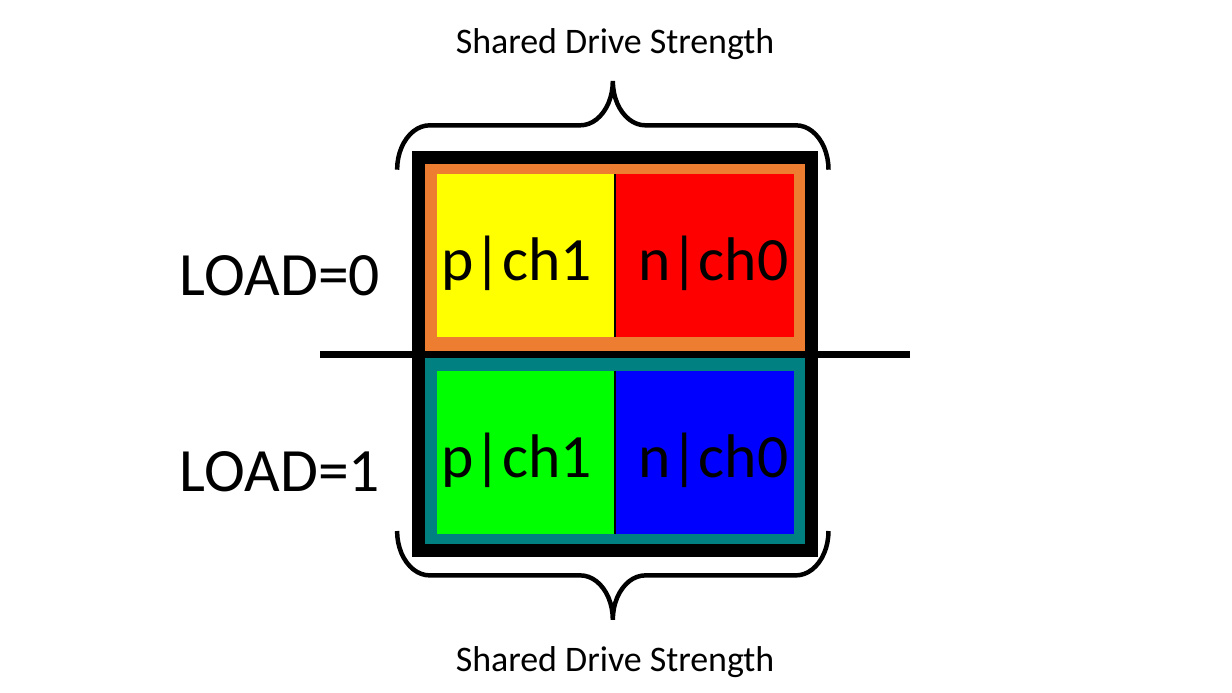
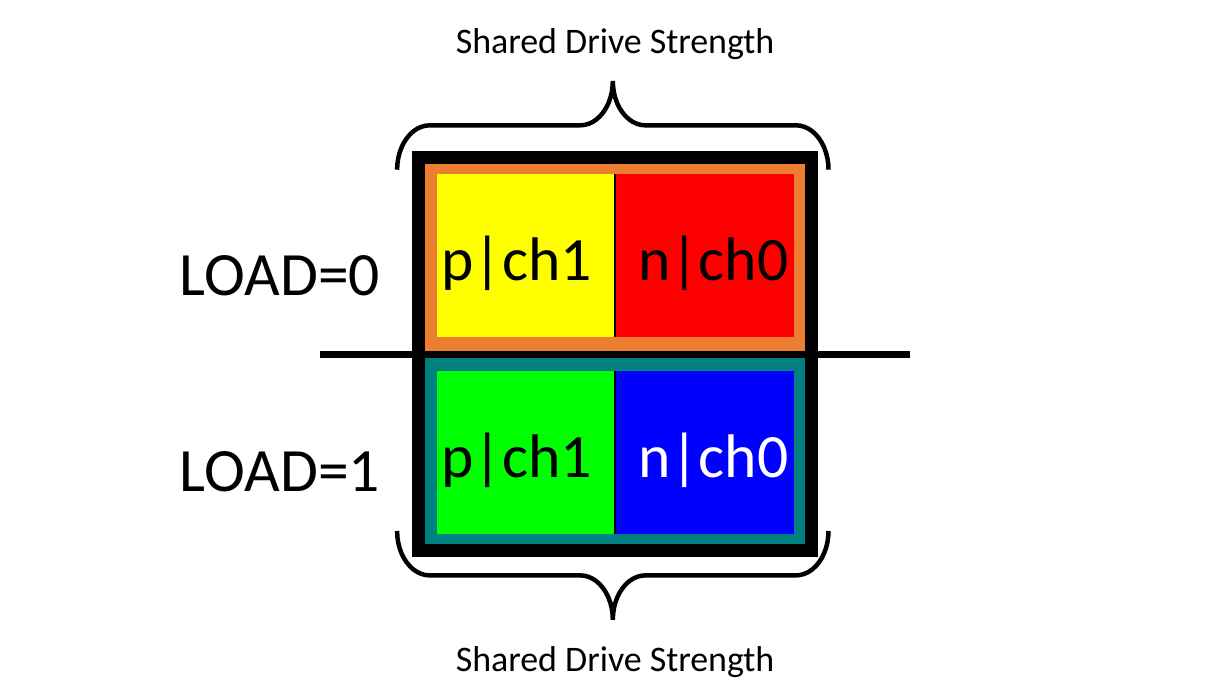
Before and after one commit to snaphat/phd_aaron_landwehr, a slide deck: slide 1 of fig/superpixel_layout.pptx. Drawn at 1232x693 pixels with LibreOffice and Linux fonts; fonts in the diff are those of the drawing. Boxes give left, top, right and bottom in pixels: in the first picture for what was removed or moved away, otherwise in the second. Text is boxed around its words. In the diff, an @@ line names an element or a change of style, - is before the commit and + after.

```diff
--- a/fig/superpixel_layout.pptx
+++ b/fig/superpixel_layout.pptx
@@ rectangle "n|ch0" at (616,354,812,551): text colour #000000 to #FFFFFF @@
```
Also in this commit, not shown: 1 other file.
